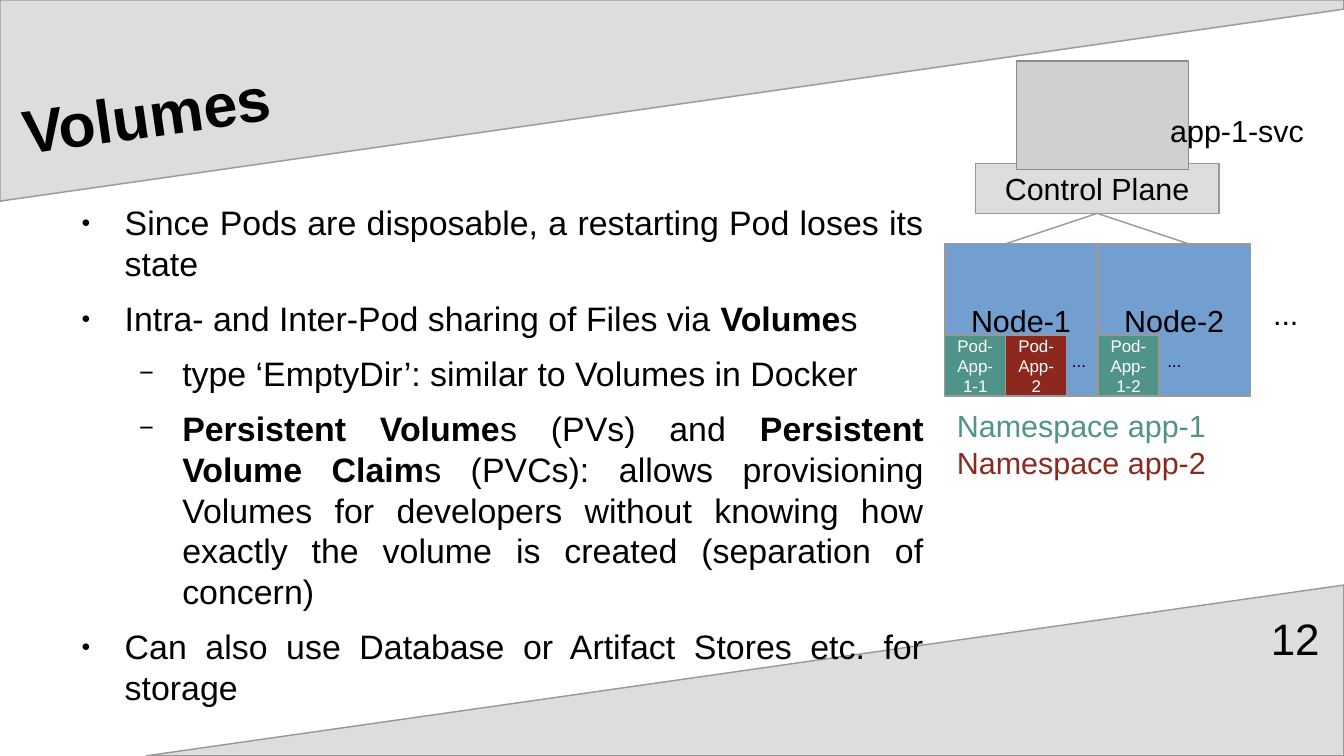
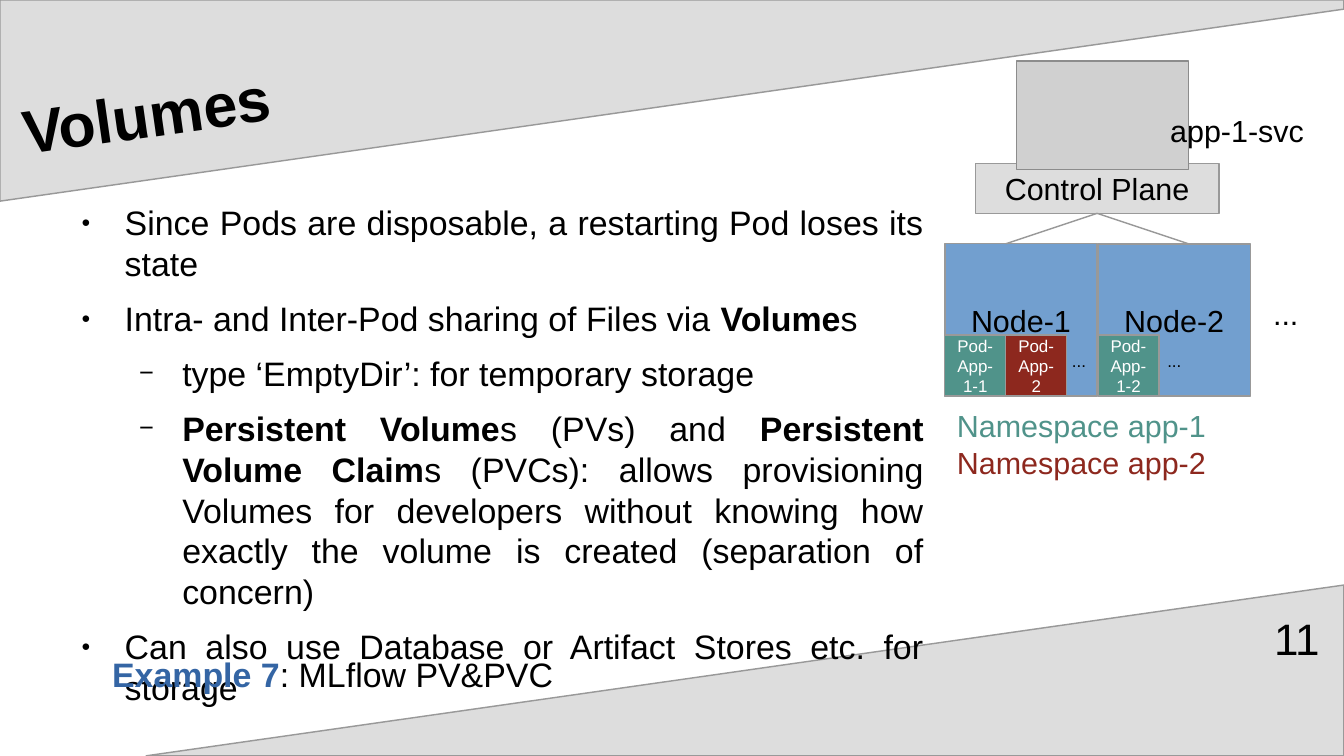
Before and after one commit to upart/cabinops, a slide deck: slide 11 of documentation/Introduction.odp (slide 12 before the commit). Drawn at 1344x756 pixels with LibreOffice and Linux fonts; fonts in the diff are those of the drawing; grey boxes stand for pictures. Boxes give left, top, right and bottom in pixels: in the first picture for what was removed or moved away, otherwise in the second. Text is boxed around its words. In the diff, an @@ line names an element or a change of style, - is before the commit and + after.

Commit message:
add example7

```diff
--- a/documentation/Introduction.odp
+++ b/documentation/Introduction.odp
@@ text at (182, 361, 754, 393): text changed @@
-  − type ‘EmptyDir’: similar to Volumes in Docker
+  − type ‘EmptyDir’: for temporary storage
@@ page number at (1274, 624, 1320, 655): text changed @@
-12
+11
@@ text added at (112, 662, 554, 694), 20 pt, text #000000 @@
+Example 7: MLflow PV&PVC
```
Also in this commit, not shown: 3 slides removed, 6 other files.
